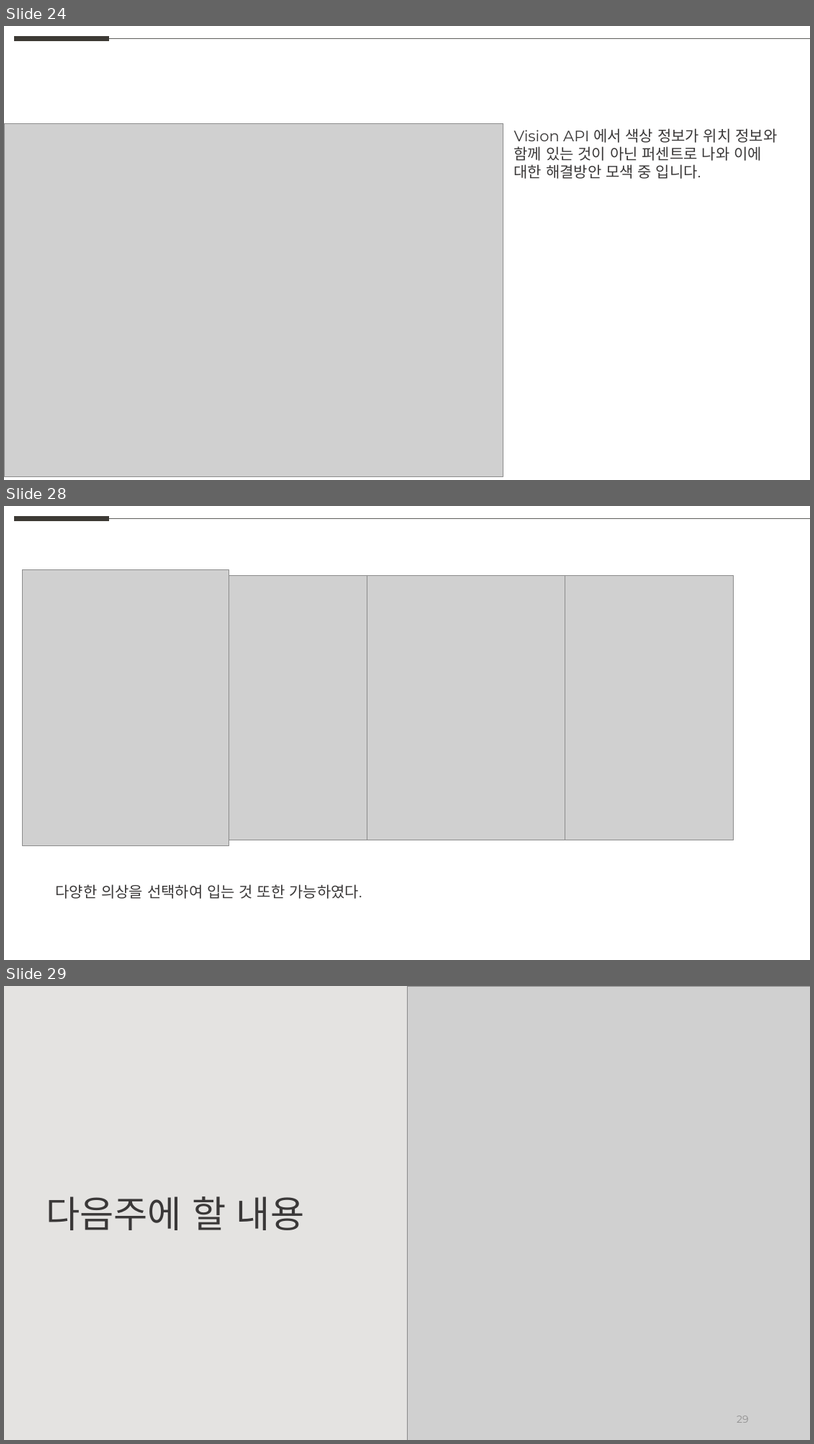
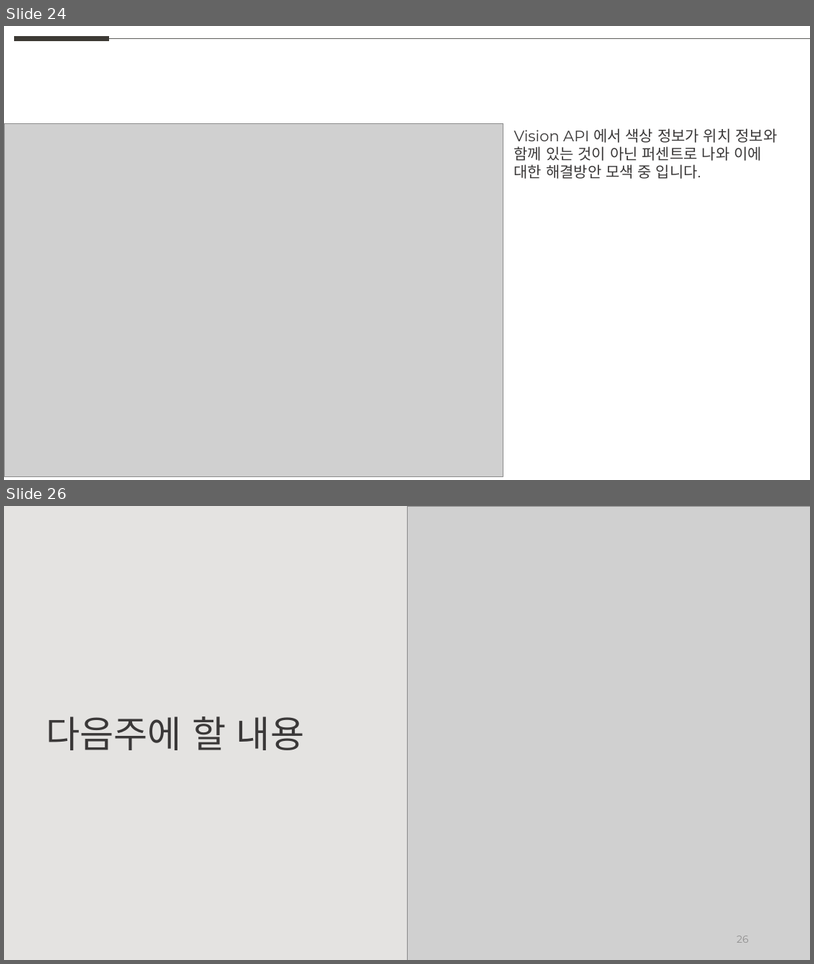
Before and after one commit to weaknessHero/Project_AvatarS, a slide deck: 발표자료/PPT_230727.pptx. Shown one above the other, each under a label of ours: slides 24, 28 and 29 before the commit, slides 24 and 26 after it; the slides between them are not shown. The pictures are 814x1444 and 814x964 pixels, drawn with LibreOffice and Linux fonts; fonts in the diff are those of the drawing; grey boxes stand for pictures. Boxes give left, top, right and bottom in pixels: in the first picture for what was removed or moved away, otherwise in the second. Text is boxed around its words. In the diff, an @@ line names an element or a change of style, - is before the commit and + after.

```diff
--- a/발표자료/PPT_230727.pptx
+++ b/발표자료/PPT_230727.pptx
@@ slide 28 removed at (x1=4, y1=506, x2=810, y2=960), background #FFFFFF @@
@@ line removed from (14, 519) to (109, 519) @@
@@ line removed from (109, 519) to (810, 519) @@
@@ picture removed at (x1=22, y1=569, x2=229, y2=845) @@
@@ picture removed at (x1=198, y1=576, x2=396, y2=840) @@
@@ picture removed at (x1=367, y1=576, x2=565, y2=840) @@
@@ picture removed at (x1=536, y1=576, x2=734, y2=840) @@
@@ text removed at (x1=55, y1=884, x2=362, y2=898) @@
-다양한 의상을 선택하여 입는 것 또한 가능하였다.
@@ what was slide 29 is now slide 26 @@
```
Also in this commit, not shown: 1 slide changed, 1 slide added, 3 other slides removed.
